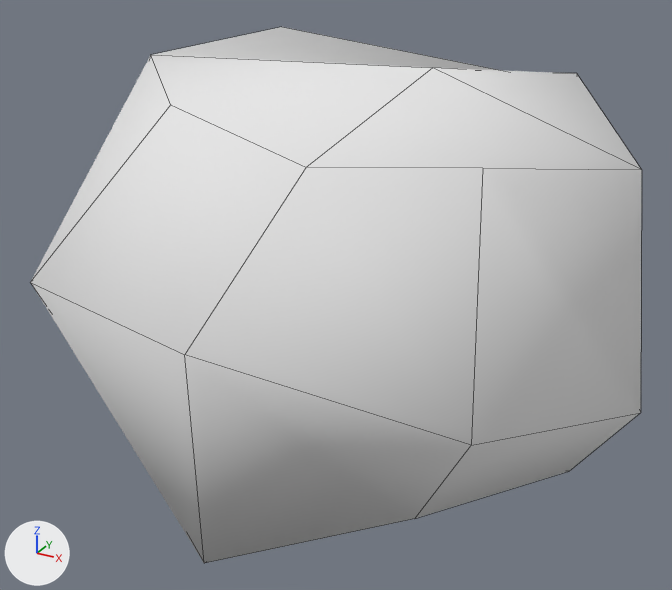
One commit to the Blender file Assets/Resources/Heck/Mesh/Rocks/Rock0.blend: the scene before it, then after it.
Both versions are drawn from a 50 mm camera at (1.98, -3.85, 2.58) aimed at (-0.05, -0.16, 0.73). Lighting does not change. The marker at lower left points along +X, +Y and +Z. Mesh edges are drawn as thin lines.
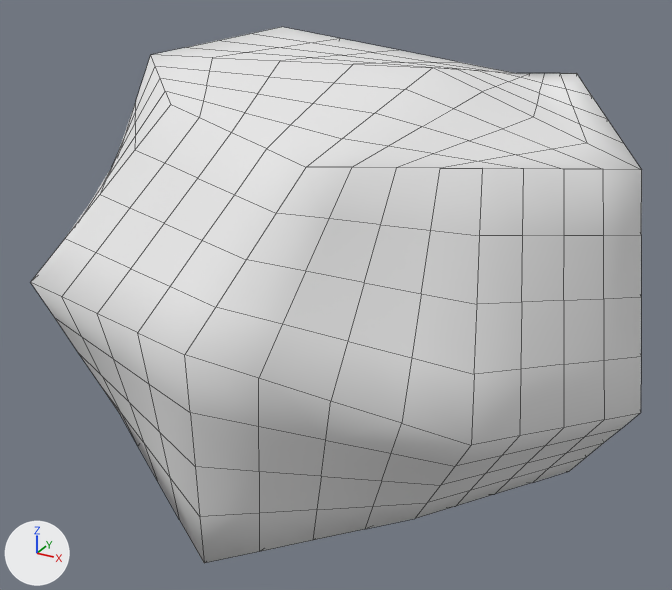
Where the change shows, as pixel boxes [x1, y1, x2, y2] in the pictures (672 x 590 px):
part 1 of me_cube, added: after [31, 27, 642, 563]

The change, as a diff of the scene's bpy script:
```diff
--- a/Assets/Resources/Heck/Mesh/Rocks/Rock0.blend.py
+++ b/Assets/Resources/Heck/Mesh/Rocks/Rock0.blend.py
@@ me_cube @@
 # used by ob_cube; location = (0.0, 0.0, 0.0)
-me_cube.from_pydata(...)  # 26 vertices, 24 faces; spans x -1.73..1.43, y -1.49..1.17, z -0.23..1.9
+me_cube.from_pydata(...)  # 386 vertices, 384 faces; spans x -1.73..1.43, y -1.49..1.17, z -0.23..1.9
+# me_cube part 1: 360 vertices added at x -1.62..1.4, y -1.47..1.14, z -0.17..1.87
 me_cube.materials.append(mat_material)
```
